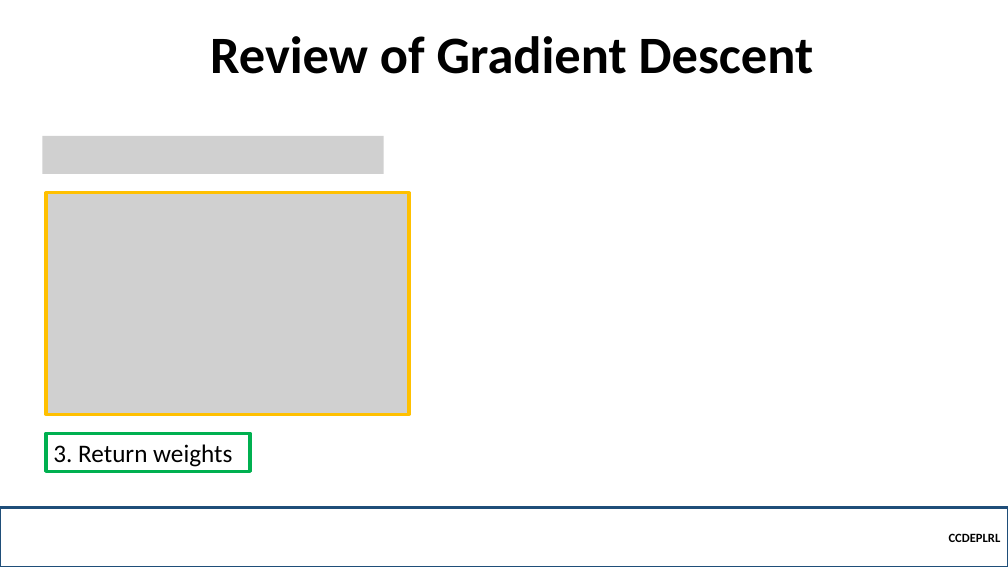
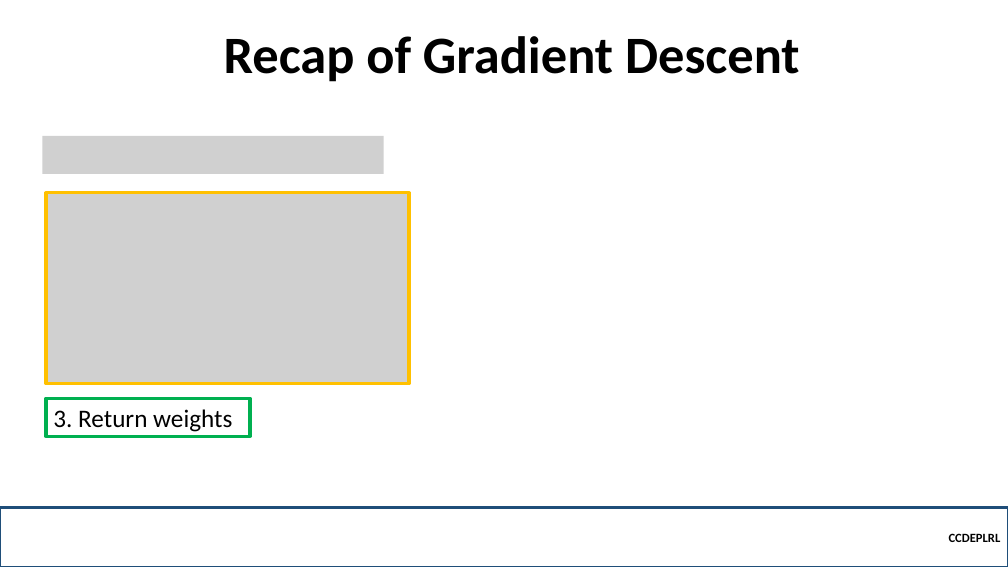
Before and after one commit to robitussin/CCDEPLRL, a slide deck: slide 3 of Week 3 - Neural Networks in Practice/Mini-Batches.pptx. Drawn at 1008x567 pixels with LibreOffice and Linux fonts; fonts in the diff are those of the drawing; grey boxes stand for pictures; background and template pictures are left out. Boxes give left, top, right and bottom in pixels: in the first picture for what was removed or moved away, otherwise in the second. Text is boxed around its words. In the diff, an @@ line names an element or a change of style, - is before the commit and + after.

```diff
--- a/Week 3 - Neural Networks in Practice/Mini-Batches.pptx
+++ b/Week 3 - Neural Networks in Practice/Mini-Batches.pptx
@@ title at bbox=[224, 36, 800, 82]: text changed @@
-Review of Gradient Descent
+Recap of Gradient Descent
@@ picture: place and size @@
-picture at bbox=[46, 193, 409, 414]
+picture at bbox=[46, 193, 409, 383]
@@ rectangle "3. Return weights": place and size @@
-rectangle "3. Return weights" at bbox=[46, 433, 250, 471]
+rectangle "3. Return weights" at bbox=[46, 399, 250, 436]
```
Also in this commit, not shown: 8 other slides changed, 7 slides added, 1 other file.
